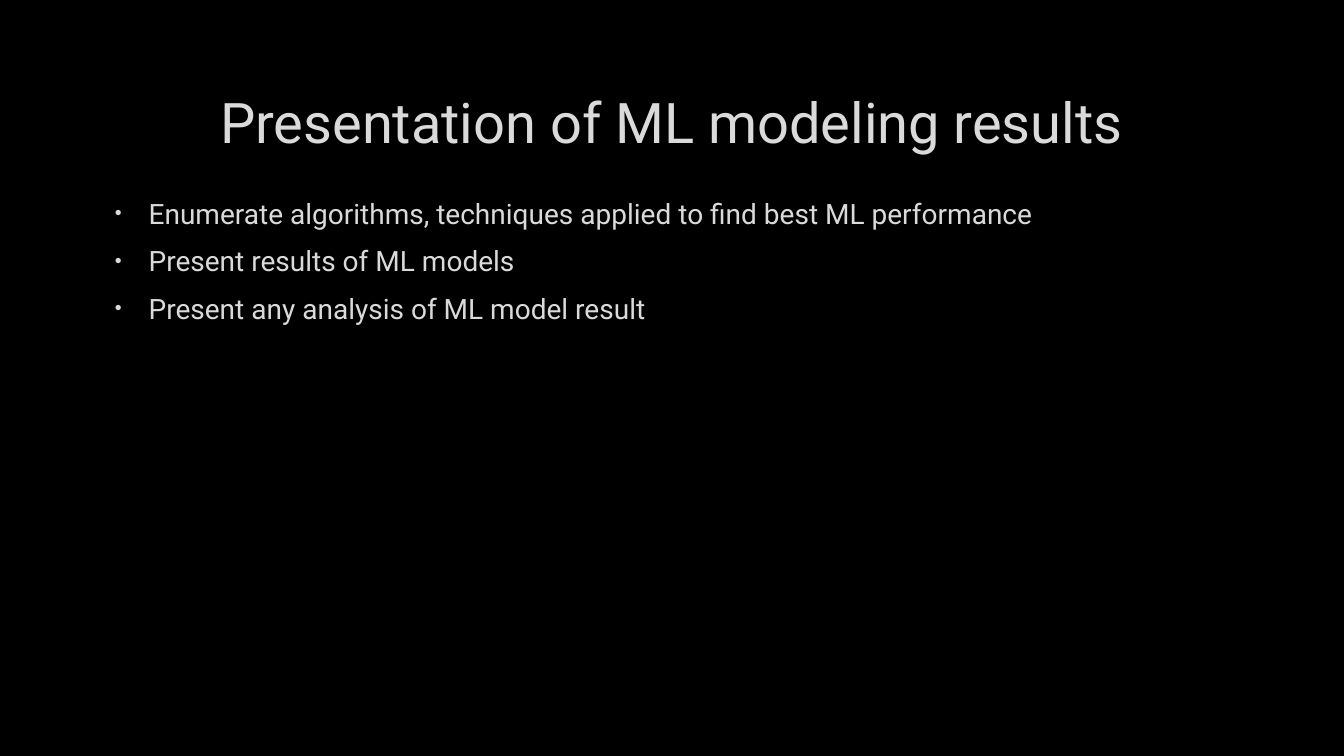
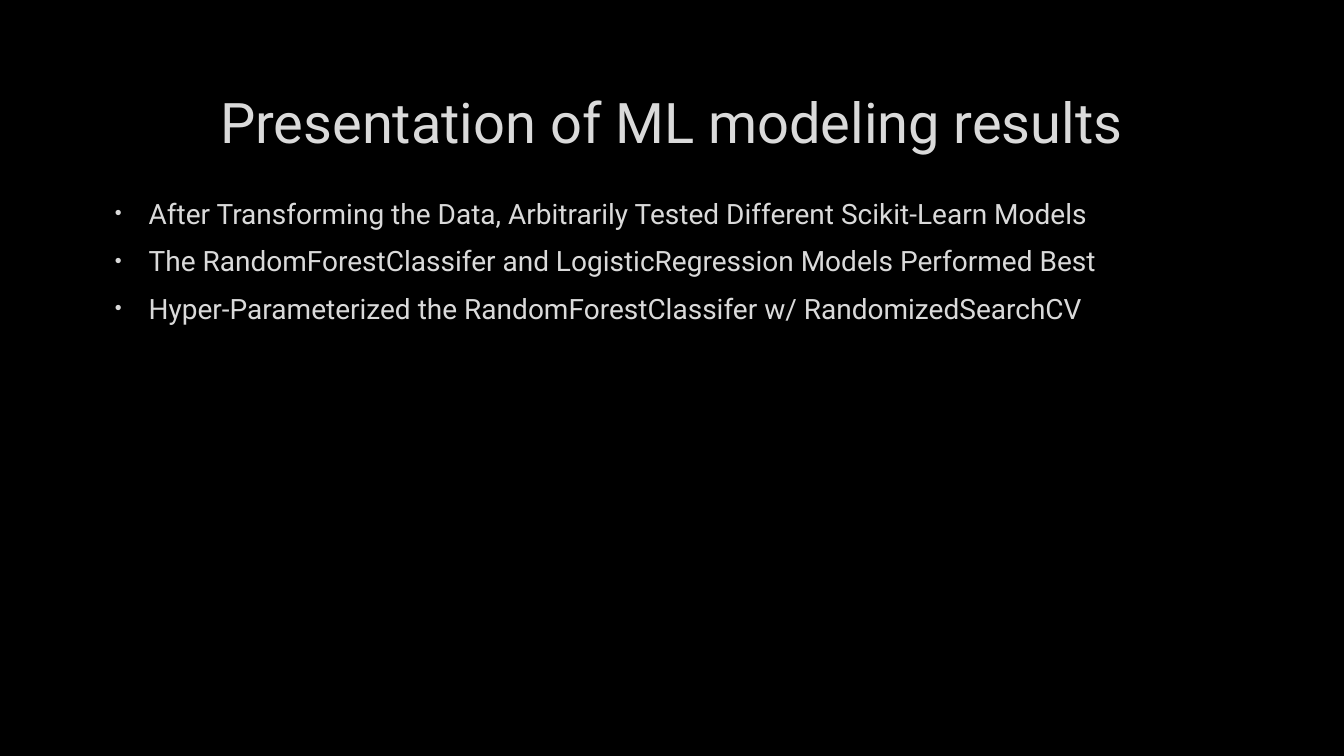
Before and after one commit to sevenwwu/sevenwwu.github.io, a slide deck: slide 11 of write-ups/presentation.pptx (slide 9 before the commit). Drawn at 1344x756 pixels with LibreOffice and Linux fonts; fonts in the diff are those of the drawing; background and template pictures are left out. Boxes give left, top, right and bottom in pixels: in the first picture for what was removed or moved away, otherwise in the second. Text is boxed around its words. In the diff, an @@ line names an element or a change of style, - is before the commit and + after.

```diff
--- a/write-ups/presentation.pptx
+++ b/write-ups/presentation.pptx
@@ text at [149,202,1096,325]: text changed @@
-• Enumerate algorithms, techniques applied to find best ML performance
-• Present results of ML models
-• Present any analysis of ML model result
+• After Transforming the Data, Arbitrarily Tested Different Scikit-Learn Models
+• The RandomForestClassifer and LogisticRegression Models Performed Best
+• Hyper-Parameterized the RandomForestClassifer w/ RandomizedSearchCV
```
Also in this commit, not shown: 4 other slides changed, 2 slides added.
